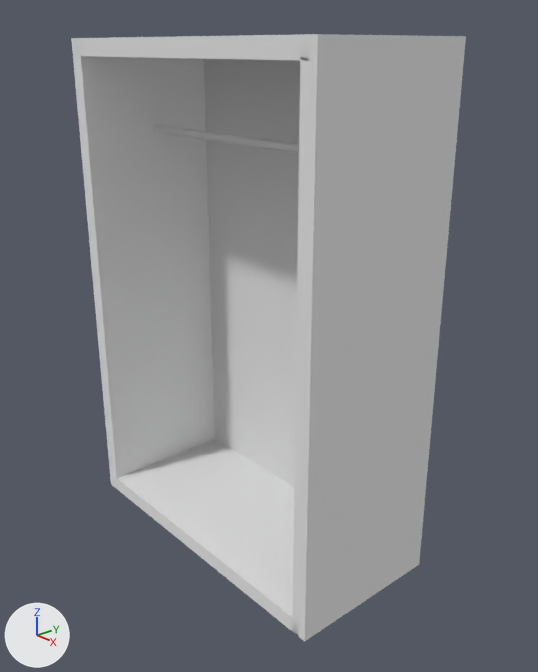
A saved change to the Blender file Unity_Projects/BasisLevelBeta/Assets/Blender_Models/Office_Models/Closet.blend.
Rendered twice from a camera (50 mm lens) standing at (3.36, -2.77, 3.0) and looking at (0.12, 0.05, 1.34). Arrows for +X, +Y and +Z are at lower left; the lights stay in place.

The older version as bpy lines, for what is in view:
```python
me_cube_001 = bpy.data.meshes.new('Cube.001')
me_cube_001.from_pydata(...)  # 40 vertices, 30 faces; spans x -1.0..1.0, y -1.0..1.0, z -1.0..61.0
# faces by material slot: [24, 6]
me_cube_001.materials.append(mat_material_001)  # white #e7e7e7
me_cube_001.materials.append(mat_material)  # white #e7e7e7
me_cylinder = bpy.data.meshes.new('Cylinder')
me_cylinder.from_pydata(...)  # a 32-sided cylinder along z spanning x -1.0..1.0, y -1.0..1.0, z -1.0..1.0
ob_cube_001 = bpy.data.objects.new('Cube.001', me_cube_001)
ob_cube_001.location = (0.0, 0.0, 0.0)
ob_cube_001.scale = (1.0, 0.5, 0.05)
ob_cylinder = bpy.data.objects.new('Cylinder', me_cylinder)
ob_cylinder.location = (0.0, 0.0, 2.5)
ob_cylinder.rotation_euler = (0.0, 1.571, 0.0)  # degrees (0, 90, 0)
ob_cylinder.scale = (0.025, 0.025, 1.0)
```
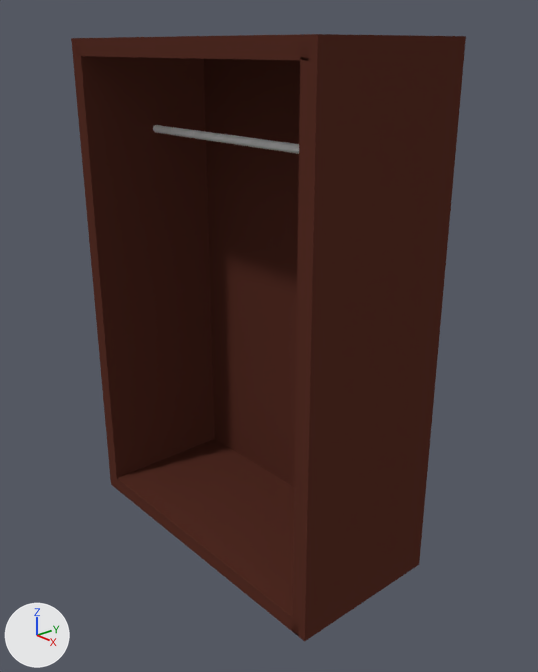
The change, as JSON lines over the scene's bpy script:
```json
{"op": "add", "block": "mat_darkbrown", "code": ["mat_darkbrown = diffuse_material('darkbrown')", "mat_darkbrown.base_color = (0.0985, 0.0298, 0.0204)  # dark red #583027"]}
{"block": "me_cube_001", "where": "me_cube_001.from_pydata(...)  # 40 vertices, 30 faces; spans x -1.0..1.0, y -1.0..1.0, z -1.0..61.0"}
{"block": "me_cube_001", "where": "# used by ob_cube_001; location = (0.0, 0.0, 0.0); scale = (1.0, 0.5, 0.05)"}
{"block": "me_cube_001", "change": "me_cube_001 part 1: all 24 faces that had it switch from mat_material_001 (white #e7e7e7) to mat_darkbrown (dark red #583027)"}
{"block": "me_cube_001", "change": "me_cube_001 part 2: all 6 faces that had it switch from mat_material (white #e7e7e7) to mat_darkbrown (dark red #583027)"}
```

Location of each change, [x1, y1, x2, y2] in pixels of the pictures (538 x 672 px):
```json
{"part": 1, "of": "me_cube_001", "change": "recoloured", "before": [71, 34, 466, 642], "after": [71, 34, 466, 642], "on screen": "white to red"}
{"part": 2, "of": "me_cube_001", "change": "recoloured", "before": [78, 34, 309, 61], "after": [78, 34, 309, 61], "on screen": "white to red"}
```
